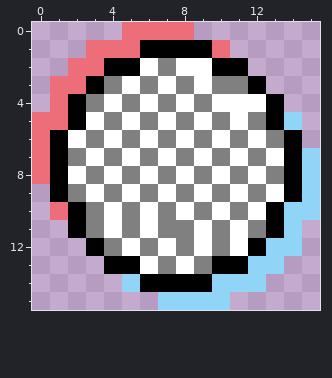
Two versions of one pixel-art sprite, Ricochet/Assets/_Art/LogosAndIcons/icon32.png. Above is the file before it was changed.
The file is 32x32 pixels, drawn in blocks of 2x2; one block is one cell here.
After the commit:
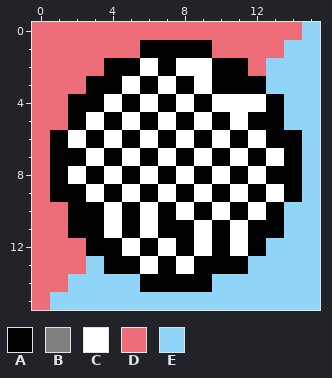
Palette (. is transparent): A #000000  B #808080  C #ffffff  D #ed6d79  E #90d4f7
Changes in this commit:
@@ x 0..15 @@
- 0 .....DDDD.......
- 1 ...DDDAAAAD.....
- 2 ..DDAACBCCAA....
- 3 .DDABCBCBCBBA...
- 4 .DABCBCBCBCCCA..
- 5 DDACBCBCBCBCBAE.
- 6 DACBCBCBCBCBCBA.
- 7 DABCBCBCBCBCBCAE
- 8 DACBCBCBCBCBCBAE
- 9 .ABCBCBCBCBCBCAE
-10 .DABCBCBCBCBCAEE
-11 ..ABCBCBBCBCBAE.
-12 ...ABCBCBCBCAEE.
-13 ....AACBCBAAEE..
-14 .....EAAAAEEE...
-15 .......EEEE.....
+ 0 DDDDDDDDDDDDDDDE
+ 1 DDDDDDAAAADDDDEE
+ 2 DDDDAACACCAADEEE
+ 3 DDDAACACACAAAEEE
+ 4 DDAACACACACCCAEE
+ 5 DDACACACACACAAEE
+ 6 DACACACACACACAAE
+ 7 DAACACACACACACAE
+ 8 DACACACACACACAAE
+ 9 DAACACACACACACAE
+10 DDAACACACACACAEE
+11 DDAACACAACACAAEE
+12 DDDAACACACACAEEE
+13 DDDEAACACAAAEEEE
+14 DDEEEEAAAAEEEEEE
+15 DEEEEEEEEEEEEEEE
